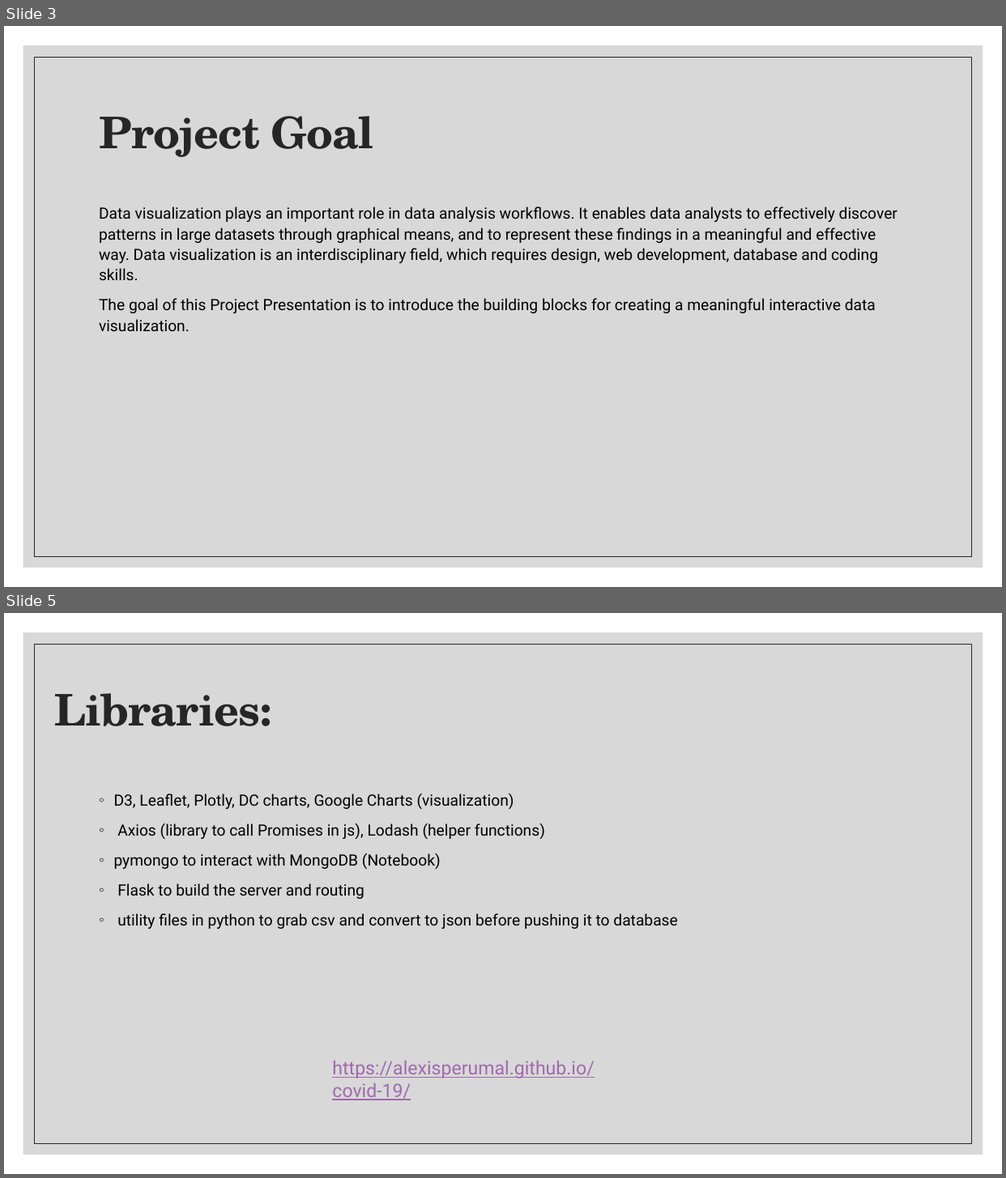
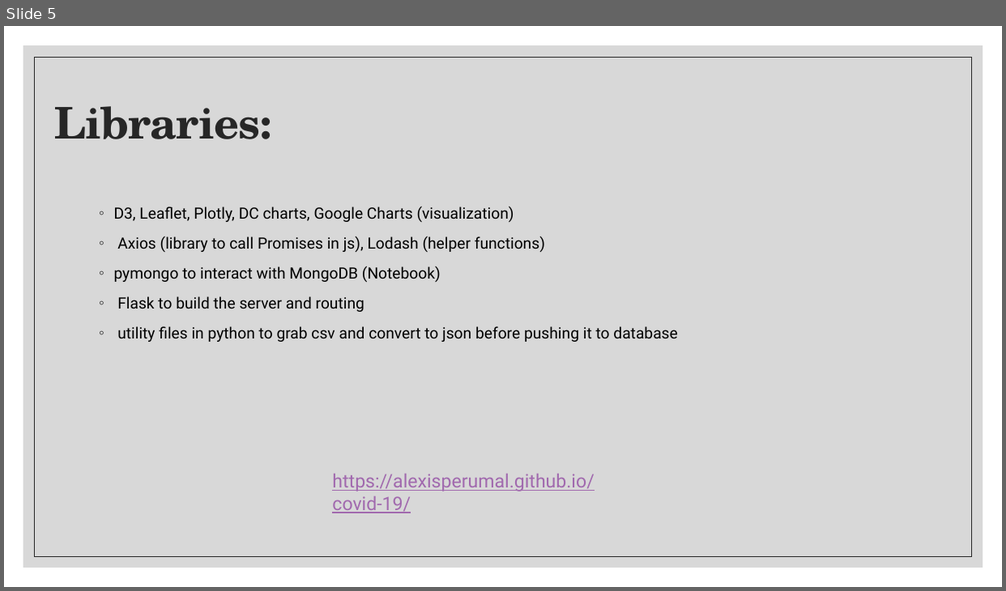
Before and after one commit to alexisperumal/covid-19, a slide deck: Presentation/Project 1 Presentation.pptx. Shown one above the other, each under a label of ours: slides 3 and 5 before the commit, slide 5 after it; the slides between them are not shown. The pictures are 1006x1178 and 1006x591 pixels, drawn with LibreOffice and Linux fonts; fonts in the diff are those of the drawing. Boxes give left, top, right and bottom in pixels: in the first picture for what was removed or moved away, otherwise in the second. Text is boxed around its words. In the diff, an @@ line names an element or a change of style, - is before the commit and + after.

```diff
--- a/Presentation/Project 1 Presentation.pptx
+++ b/Presentation/Project 1 Presentation.pptx
@@ slide 3 removed at <box>4,26,1002,587</box>, background #FFFFFF; not listed: 2 template elements that a slide beside it also shows @@
@@ title removed at <box>99,116,374,157</box> @@
-Project Goal
@@ text removed at <box>99,207,897,331</box> @@
-Data visualization plays an important role in data analysis workflows. It enables data analysts to effectively discover patterns in large datasets through graphical means, and to represent these findings in a meaningful and effective way. Data visualization is an interdisciplinary field, which requires design, web development, database and coding skills.
-The goal of this Project Presentation is to introduce the building blocks for creating a meaningful interactive data visualization.
```
Also in this commit, not shown: 1 slide changed, 4 slides added, 3 other slides removed.
